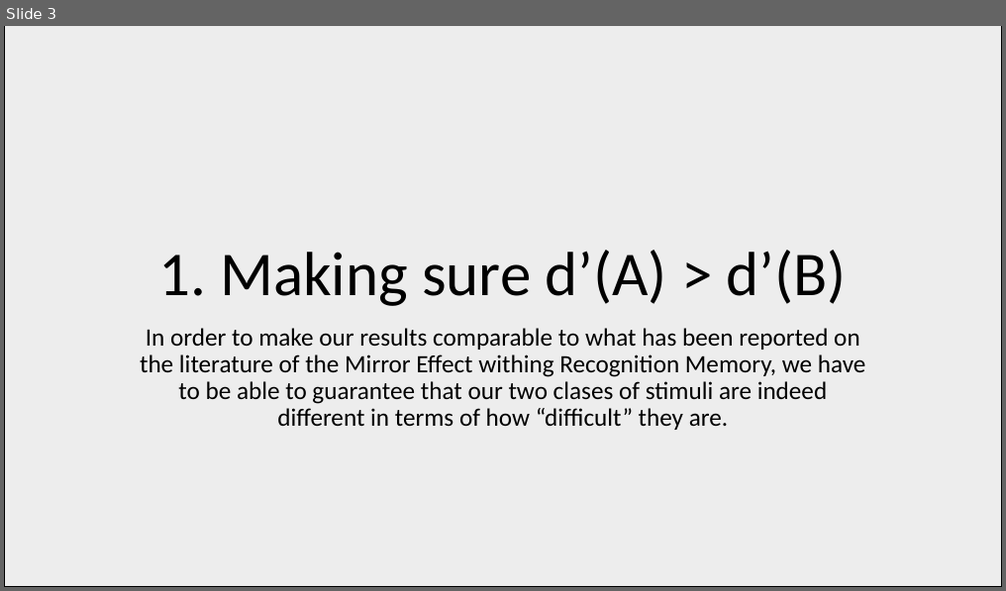
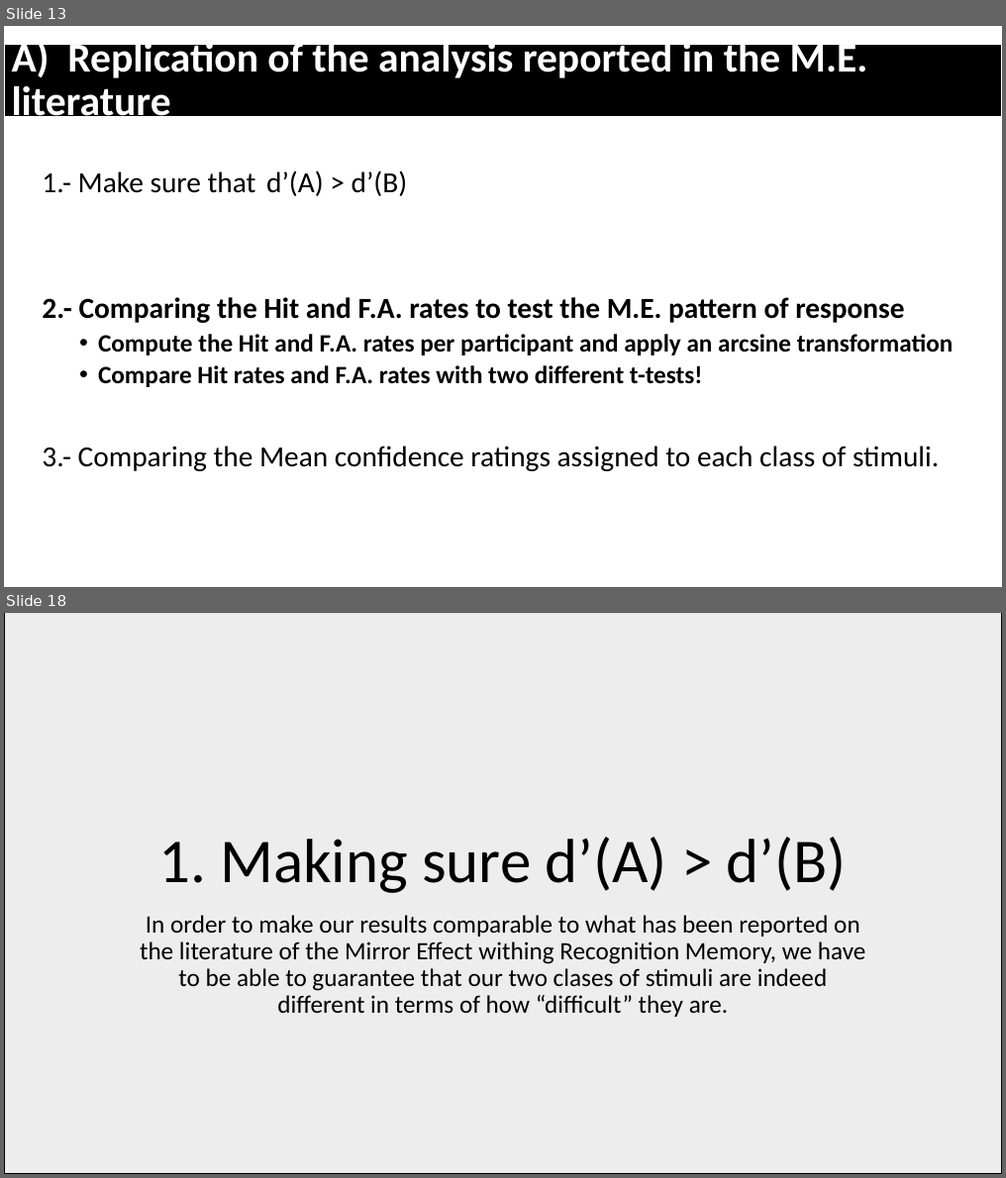
Before and after one commit to Adrifelcha/afchavez-019, a slide deck: MichaelLee/SDT Mirror Effect/Paper 1/BayesianSDTmodeling_Overview.pptx. Shown one above the other, each under a label of ours: slide 3 before the commit, slides 13 and 18 after it; the slides between them are not shown. The pictures are 1006x591 and 1006x1178 pixels, drawn with LibreOffice and Linux fonts; fonts in the diff are those of the drawing. Boxes give left, top, right and bottom in pixels: in the first picture for what was removed or moved away, otherwise in the second. Text is boxed around its words. In the diff, an @@ line names an element or a change of style, - is before the commit and + after.

```diff
--- a/MichaelLee/SDT Mirror Effect/Paper 1/BayesianSDTmodeling_Overview.pptx
+++ b/MichaelLee/SDT Mirror Effect/Paper 1/BayesianSDTmodeling_Overview.pptx
@@ slide 13 added at (4,26,1002,587), background #FFFFFF @@
@@ title added at (4,44,1002,116), fill #000000, outline #FFFFFF 0.75 pt, 39.6 pt, text #FFFFFF, bold @@
+A) Replication of the analysis reported in the M.E. literature
@@ text added at (42,171,952,472), 28 pt, text #000000, bold @@
+1.- Make sure that d’(A) > d’(B)
+2.- Comparing the Hit and F.A. rates to test the M.E. pattern of response
+  • Compute the Hit and F.A. rates per participant and apply an arcsine transformation
+  • Compare Hit rates and F.A. rates with two different t-tests!
+3.- Comparing the Mean confidence ratings assigned to each class of stimuli.
@@ what was slide 3 is now slide 18 @@
```
Also in this commit, not shown: 1 slide changed, 15 other slides added, 1 slide removed, 4 other files.
